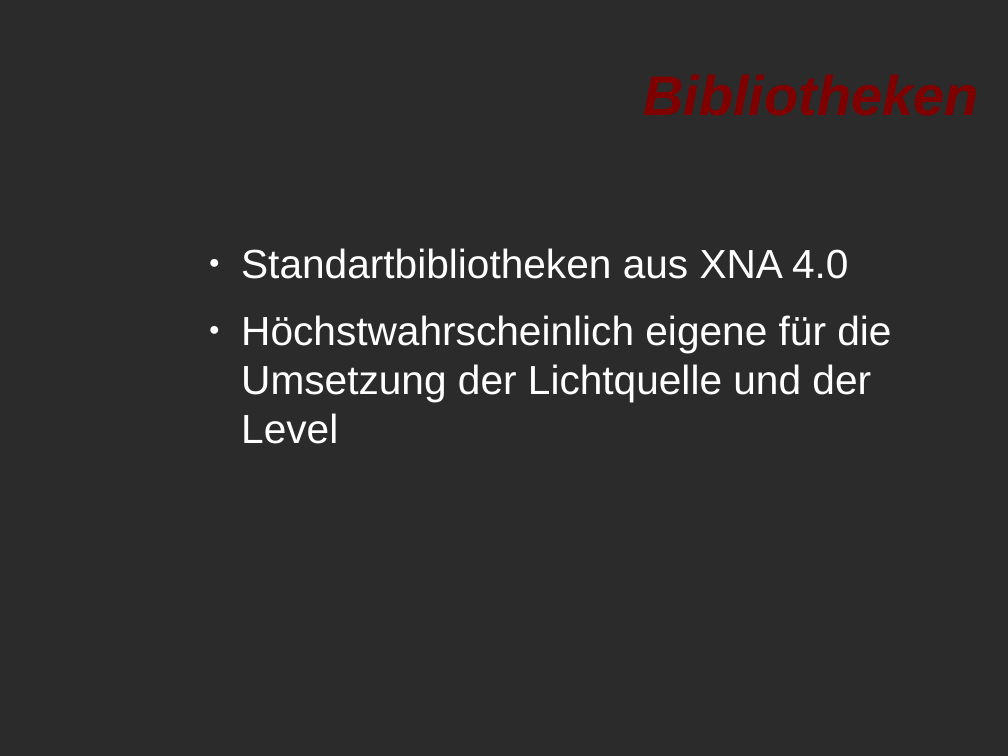
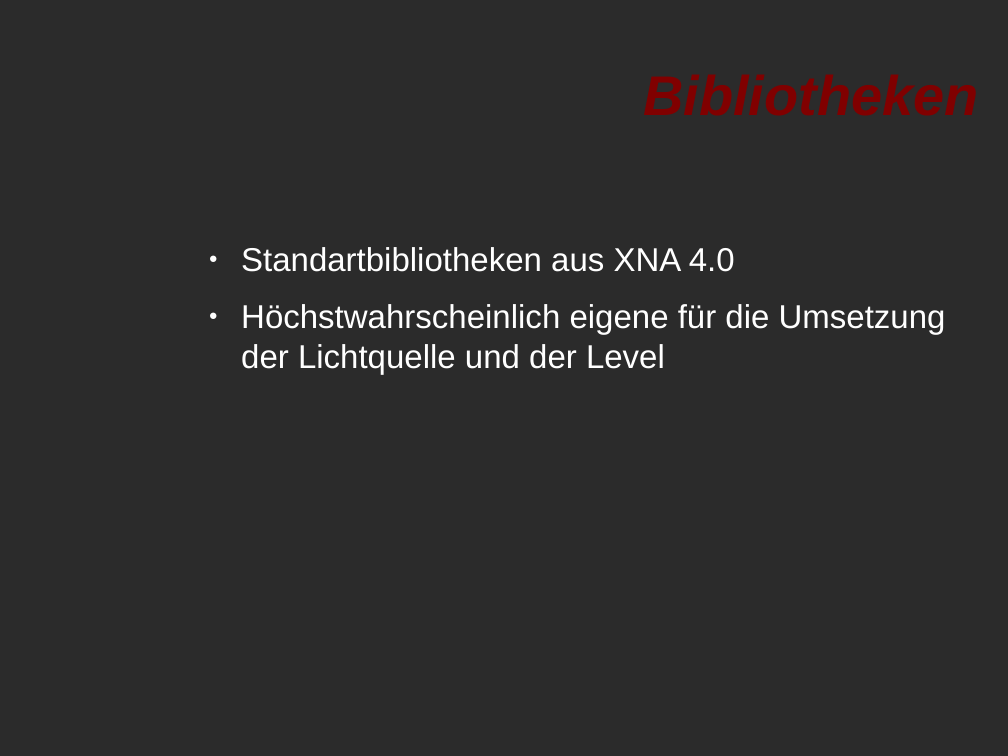
Before and after one commit to oOWenderOo/3DGameProject, a slide deck: slide 8 of TechnicalDesignDocument/Präsentation - TDD.odp. Drawn at 1008x756 pixels with LibreOffice and Linux fonts; fonts in the diff are those of the drawing; background and template pictures are left out; a plain dark background stands for a picture behind light text. Boxes give left, top, right and bottom in pixels: in the first picture for what was removed or moved away, otherwise in the second. Text is boxed around its words. In the diff, an @@ line names an element or a change of style, - is before the commit and + after.

```diff
--- a/TechnicalDesignDocument/Präsentation - TDD.odp
+++ b/TechnicalDesignDocument/Präsentation - TDD.odp
@@ text "Standartbibliotheken aus XNA 4.0" at (241,247,946,374): size 32 to 26 pt @@
```
Also in this commit, not shown: 1 other slide changed, 4 slides added, 2 slides removed.
